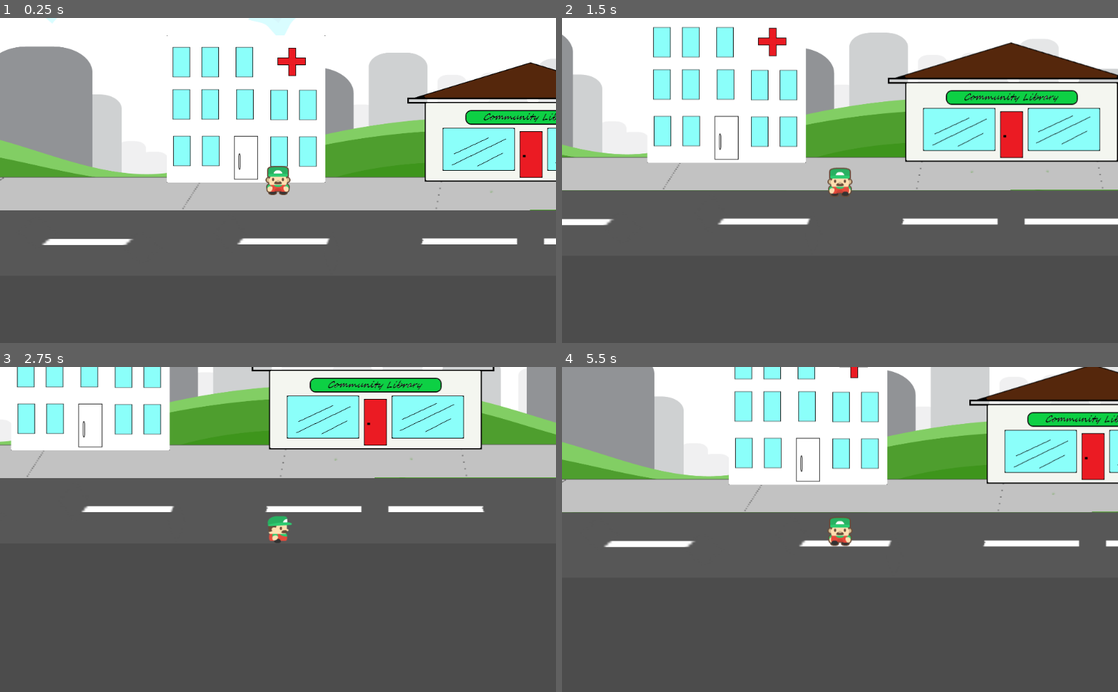
Above: before the commit, frames 1-4 (two rows, left to right).
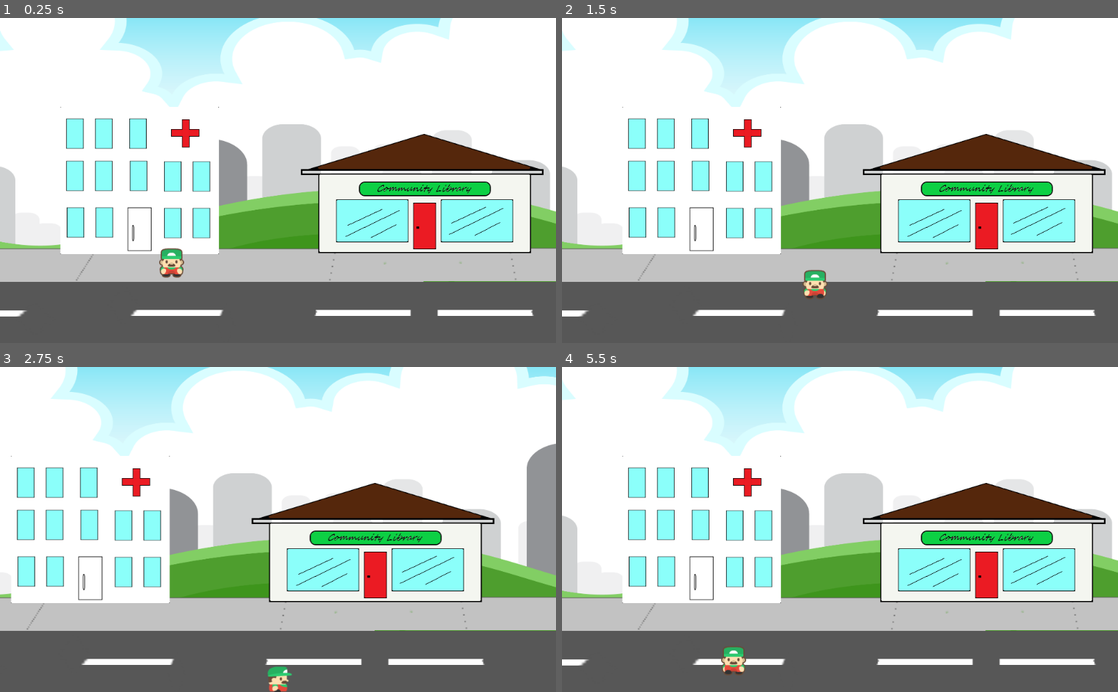
Above: after the commit, the same moments.

Repository: richard-porteous/HeroRPG
Game: Godot game, scene res://scene1.tscn
Same seed, same stepped clock (60 frames per second), same inputs: the game is played once before the commit and once after it.
Inputs:
- Up to frame 1 (0.25 s): no input
- Up to frame 2 (1.5 s): tap Enter at 0.5 s; hold Right (right) 0.53-1.28 s; hold Down (down) from 1.28 s (still down)
- Up to frame 3 (2.75 s): release Down (down) at 2.03 s; hold Right (right) from 2.03 s (still down)
- Up to frame 4 (5.5 s): release Right (right) at 2.78 s; hold Up (up) 2.78-3.53 s; hold Left (left) 3.53-5.03 s; hold Down (down) from 5.03 s (still down)

The runs differ from the first frame. In frame 1, 63% of the frame differs, in the area x 0-100%, y 0-92%; in frame 2, 64%; in frame 3, 75%, in the area x 0-100%, y 0-100%; in frame 4, 72%.

Commit message:
HeroRPG - session4 camera follow

Diff:
--- a/Camera2D.gd
+++ b/Camera2D.gd
@@ -1,8 +1,10 @@
 extends Camera2D
 onready var player = get_node("/root/Node2D/Player")
 
-func _ready():
-	pass
+#func _ready():
+#	position.y = player.position.y
+
 
 func _physics_process(_delta):
-	position = player.position
+	position.x = player.position.x
+	print (position)
--- a/scene1.tscn
+++ b/scene1.tscn
@@ -9,10 +9,17 @@
 [ext_resource path="res://characters/player/player.tscn" type="PackedScene" id=7]
 [ext_resource path="res://Camera2D.gd" type="Script" id=8]
 
+[sub_resource type="RectangleShape2D" id=1]
+
 [node name="Node2D" type="Node2D"]
 
 [node name="Camera2D" type="Camera2D" parent="."]
+offset = Vector2( 0, 300 )
 current = true
+limit_left = 0
+limit_right = 1576
+limit_smoothed = true
+smoothing_speed = 2.0
 script = ExtResource( 8 )
 
 [node name="Background" type="Sprite" parent="."]
@@ -84,3 +91,33 @@
 
 [node name="Player" parent="." instance=ExtResource( 7 )]
 position = Vector2( 316, 432 )
+
+[node name="Border" type="Node2D" parent="."]
+
+[node name="StaticBody2D" type="StaticBody2D" parent="Border"]
+position = Vector2( -24, 506 )
+scale = Vector2( -4.78901, 15.2617 )
+
+[node name="CollisionShape2D" type="CollisionShape2D" parent="Border/StaticBody2D"]
+shape = SubResource( 1 )
+
+[node name="StaticBody2D2" type="StaticBody2D" parent="Border"]
+position = Vector2( 1534, 496 )
+scale = Vector2( -4.78901, 15.2617 )
+
+[node name="CollisionShape2D" type="CollisionShape2D" parent="Border/StaticBody2D2"]
+shape = SubResource( 1 )
+
+[node name="StaticBody2D3" type="StaticBody2D" parent="Border"]
+position = Vector2( 749, 381 )
+scale = Vector2( -73.7972, 4.80472 )
+
+[node name="CollisionShape2D" type="CollisionShape2D" parent="Border/StaticBody2D3"]
+shape = SubResource( 1 )
+
+[node name="StaticBody2D4" type="StaticBody2D" parent="Border"]
+position = Vector2( 752, 645 )
+scale = Vector2( -73.7972, 4.80472 )
+
+[node name="CollisionShape2D" type="CollisionShape2D" parent="Border/StaticBody2D4"]
+shape = SubResource( 1 )
Not shown: 1 places in scene1.tscn that only renumber resources
